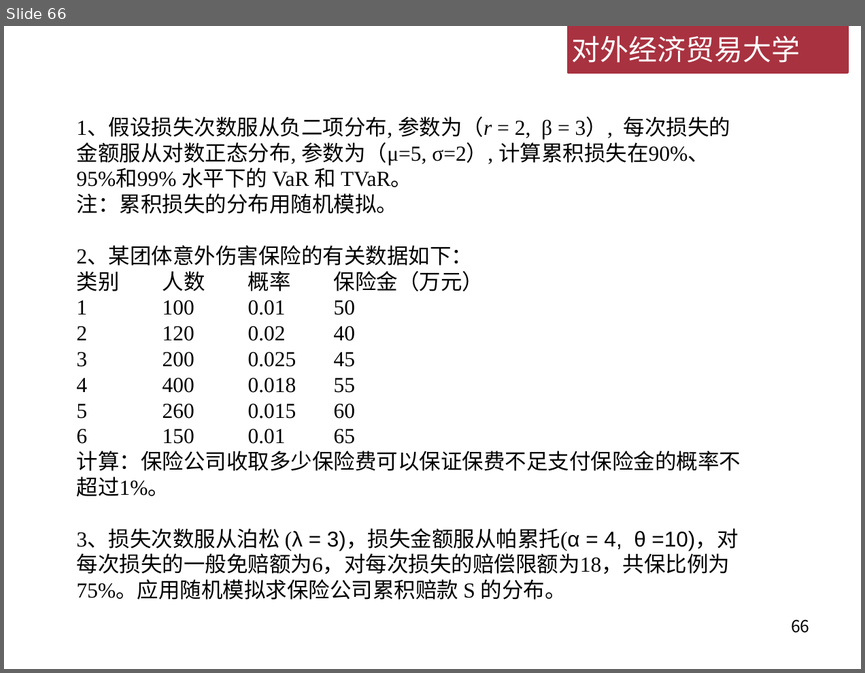
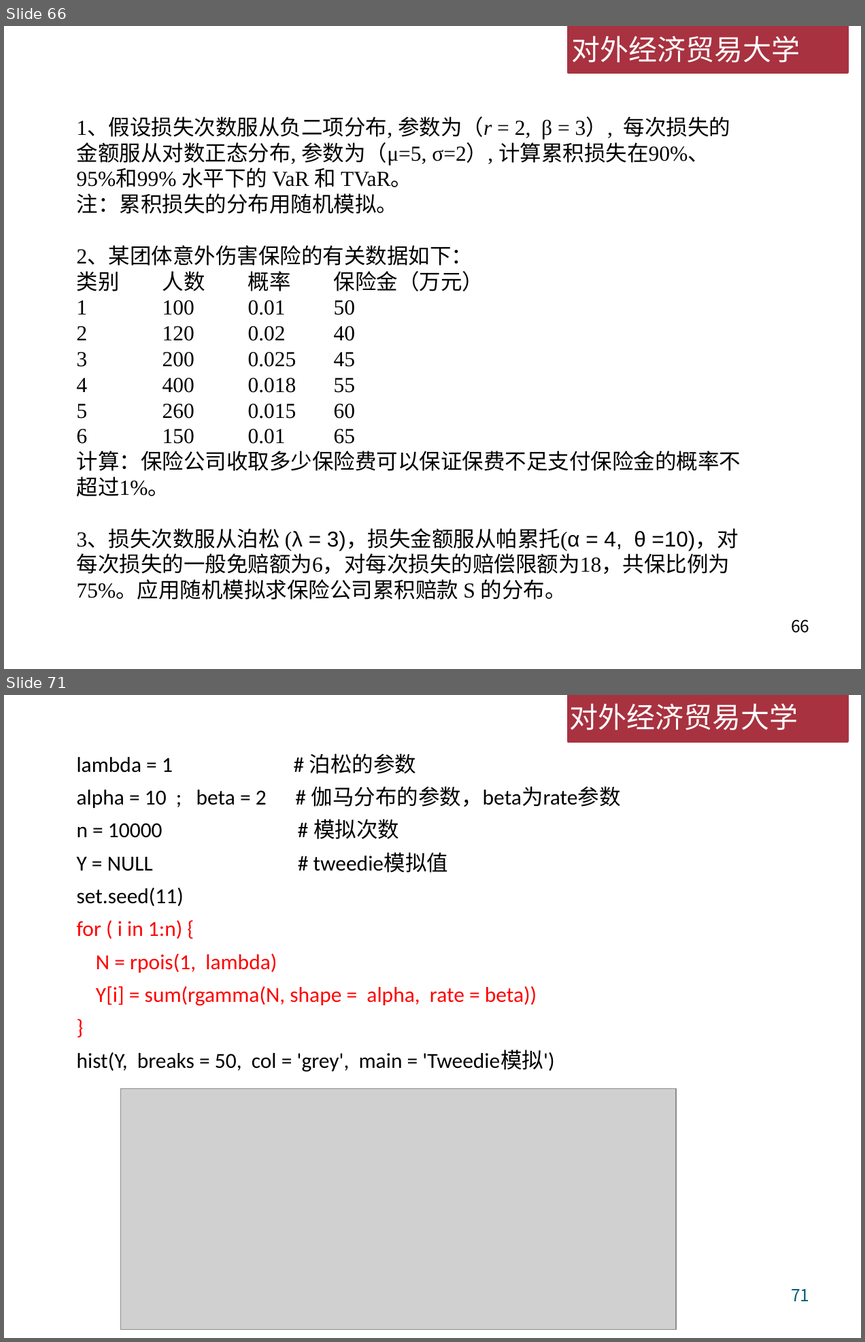
Before and after one commit to lizhengxiao/Non-life-Insurance-Actuarial-Science, a slide deck: Lectures/Week 6 - 累积损失模型.pptx. Shown one above the other, each under a label of ours: slide 66 before the commit, slides 66 and 71 after it; the slides between them are not shown. The pictures are 865x673 and 865x1342 pixels, drawn with LibreOffice and Linux fonts; fonts in the diff are those of the drawing; grey boxes stand for pictures; background and template pictures are left out. Boxes give left, top, right and bottom in pixels: in the first picture for what was removed or moved away, otherwise in the second. Text is boxed around its words. In the diff, an @@ line names an element or a change of style, - is before the commit and + after.

```diff
--- a/Lectures/Week 6 - 累积损失模型.pptx
+++ b/Lectures/Week 6 - 累积损失模型.pptx
@@ slide 71 added at [4,695,861,1338], background #FFFFFF; not listed: 2 template elements that a slide beside it also shows @@
@@ text added at [561,695,861,748], 24 pt, text #FFFFFF @@
+对外经济贸易大学
@@ text added at [77,753,621,1072], 18 pt, text #000000 @@
+lambda = 1 # 泊松的参数
+alpha = 10 ; beta = 2 # 伽马分布的参数，beta为rate参数
+n = 10000 # 模拟次数
+Y = NULL # tweedie模拟值
+set.seed(11)
+for ( i in 1:n) {
+N = rpois(1, lambda)
+Y[i] = sum(rgamma(N, shape = alpha, rate = beta))
+}
+hist(Y, breaks = 50, col = 'grey', main = 'Tweedie模拟')
@@ picture added at [120,1088,676,1329] @@
@@ page number added at [791,1289,809,1301], 14 pt, text #045D75 @@
+71
```
Also in this commit, not shown: 5 slides changed, 9 other slides added, 2 other files.
